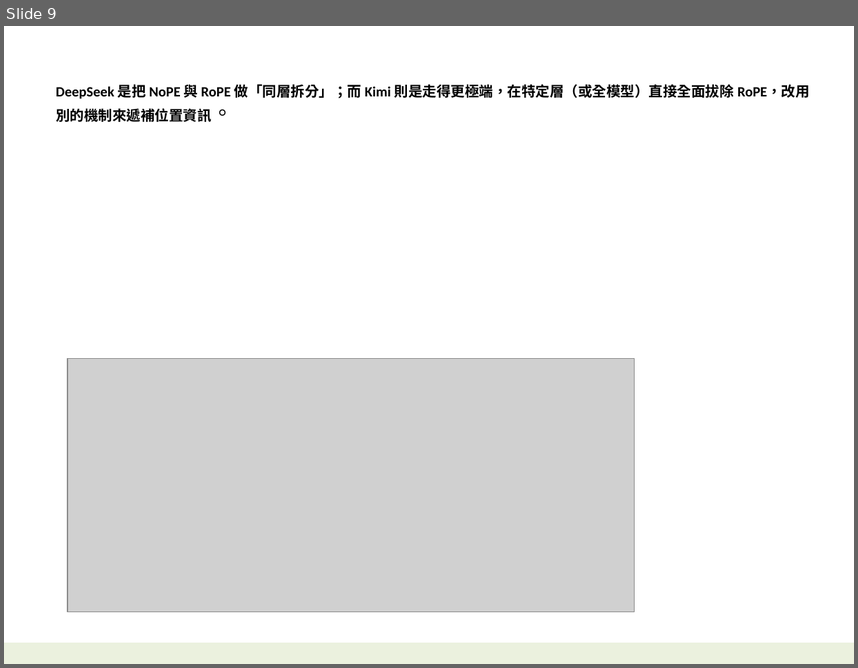
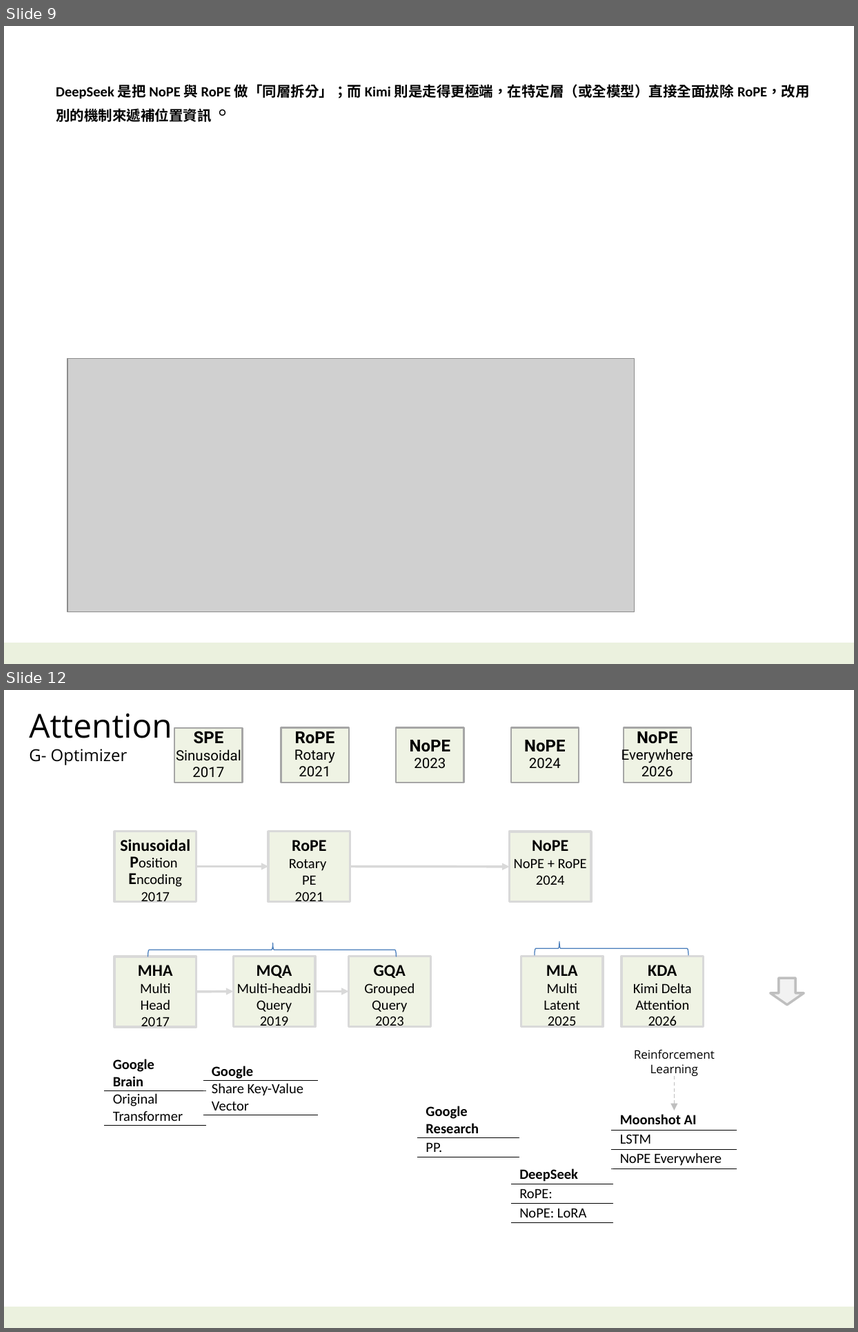
Before and after one commit to navibator/crazy-ai, a slide deck: ai-deepseek.pptx. Shown one above the other, each under a label of ours: slide 9 before the commit, slides 9 and 12 after it; the slides between them are not shown. The pictures are 858x668 and 858x1332 pixels, drawn with LibreOffice and Linux fonts; fonts in the diff are those of the drawing; grey boxes stand for pictures. Boxes give left, top, right and bottom in pixels: in the first picture for what was removed or moved away, otherwise in the second. Text is boxed around its words. In the diff, an @@ line names an element or a change of style, - is before the commit and + after.

```diff
--- a/ai-deepseek.pptx
+++ b/ai-deepseek.pptx
@@ slide 12 added at <box>4,690,854,1328</box>, background #FFFFFF; not listed: 1 template element that a slide beside it also shows @@
@@ text added at <box>29,713,172,765</box>, 14 pt, text #000000 @@
+Attention
+G- Optimizer
@@ rectangle added at <box>175,728,243,782</box>, fill #EBF1DE at 80% opacity, outline #A6A6A6 1.25 pt, 12 pt, text #000000 @@
+SPE
+Sinusoidal
+2017
@@ rectangle added at <box>281,727,349,782</box>, fill #EBF1DE at 80% opacity, outline #A6A6A6 1.25 pt, 12 pt, text #000000 @@
+RoPE
+Rotary
+2021
@@ rectangle added at <box>396,727,464,782</box>, fill #EBF1DE at 80% opacity, outline #A6A6A6 1.25 pt, 14 pt, text #000000, bold @@
+NoPE
+2023
@@ rectangle added at <box>512,727,579,782</box>, fill #EBF1DE at 80% opacity, outline #A6A6A6 1.25 pt, 14 pt, text #000000, bold @@
+NoPE
+2024
@@ rectangle added at <box>624,727,692,782</box>, fill #EBF1DE at 80% opacity, outline #A6A6A6 1.25 pt, 12 pt, text #000000 @@
+NoPE
+Everywhere
+2026
@@ rectangle added at <box>114,831,196,902</box>, fill #EBF1DE at 80% opacity, outline #D9D9D9 2 pt, 12 pt, text #000000 @@
+Sinusoidal
+Position
+Encoding
+2017
@@ rectangle added at <box>268,831,350,902</box>, fill #EBF1DE at 80% opacity, outline #D9D9D9 2 pt, 12 pt, text #000000 @@
+RoPE
+Rotary
+PE
+2021
@@ rectangle added at <box>509,831,590,902</box>, fill #EBF1DE at 80% opacity, outline #D9D9D9 2 pt, 12 pt, text #000000 @@
+NoPE
+NoPE + RoPE
+2024
@@ arrow added from (196, 866) to (268, 866), #D9D9D9 2 pt @@
@@ arrow added from (350, 866) to (509, 867), #D9D9D9 2 pt @@
@@ rectangle added at <box>114,956,196,1027</box>, fill #EBF1DE at 80% opacity, outline #D9D9D9 2 pt, 12 pt, text #000000 @@
+MHA
+Multi
+Head
+2017
@@ right brace added at <box>148,943,396,956</box>, outline #4B7EBC 0.75 pt @@
@@ rectangle added at <box>234,956,315,1027</box>, fill #EBF1DE at 80% opacity, outline #D9D9D9 2 pt, 12 pt, text #000000 @@
+MQA
+Multi-headbi
+Query
+2019
@@ rectangle added at <box>349,956,430,1027</box>, fill #EBF1DE at 80% opacity, outline #D9D9D9 2 pt, 12 pt, text #000000 @@
+GQA
+Grouped
+Query
+2023
@@ rectangle added at <box>521,956,602,1027</box>, fill #EBF1DE at 80% opacity, outline #D9D9D9 2 pt, 12 pt, text #000000 @@
+MLA
+Multi
+Latent
+2025
@@ right brace added at <box>535,941,688,955</box>, outline #4B7EBC 0.75 pt @@
@@ rectangle added at <box>621,956,703,1027</box>, fill #EBF1DE at 80% opacity, outline #D9D9D9 2 pt, 12 pt, text #000000 @@
+KDA
+Kimi Delta
+Attention
+2026
@@ down arrow added at <box>771,978,804,1005</box>, fill #F2F2F2, outline #BFBFBF 2 pt @@
@@ arrow added from (196, 992) to (234, 991), #D9D9D9 2 pt @@
@@ arrow added from (315, 991) to (349, 991), #D9D9D9 2 pt @@
@@ table added at <box>104,1056,206,1123</box>, 2 rows, 1 columns @@
+Google / Brain
+Original Transformer
@@ text added at <box>634,1049,715,1076</box>, 10 pt, text #000000 @@
+Reinforcement
+Learning
@@ table added at <box>203,1063,318,1114</box>, 2 rows, 1 columns @@
+Google
+Share Key-Value / Vector
@@ arrow added from (674, 1076) to (674, 1110), #BFBFBF 0.75 pt dashed @@
@@ table added at <box>417,1103,519,1156</box>, 2 rows, 1 columns @@
+Google / Research
+PP.
@@ table added at <box>612,1110,737,1168</box>, 3 rows, 1 columns @@
+Moonshot AI
+LSTM
+NoPE Everywhere
@@ table added at <box>512,1164,613,1222</box>, 3 rows, 1 columns @@
+DeepSeek
+RoPE:
+NoPE: LoRA
```
Also in this commit, not shown: 4 slides changed, 2 other slides added, 1 slide removed, 2 other files.
